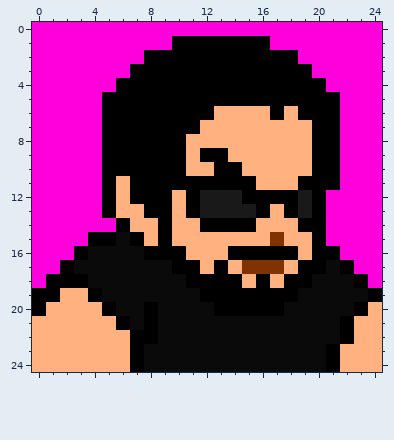
Pixel-art sprite -- chars/gil/sprites/portrait.png. Above: the version before the commit.
The file is 25x25 pixels.
After:
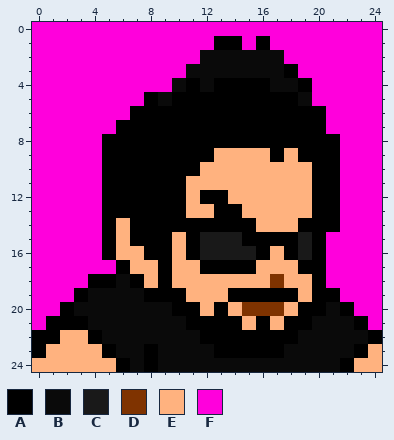
Palette (. is transparent): A #000000  B #0a0a0a  C #191919  D #7f3300  E #ffb27f  F #ff00dc
Change:
y 1: x 10..12 AAA -> FFF; x 15 A -> F
y 2: x 8..18 AAAAAAAAAAA -> FFFFBBBBBBF
y 3: x 7..17 AAAAAAAAAAA -> FFFFBBBBBBB; x 19 A -> F
y 4: x 6..10 AAAAA -> FFFFB; x 12 A -> B; x 17..18 AA -> BB; x 20 A -> F
y 5: x 5..7 AAA -> FFF; x 9 A -> B; x 19..21 AAA -> BFF
y 6: x 5..6 AA -> FF; x 13..16 EEEE -> AAAA; x 18 E -> A; x 21 A -> F
y 7: x 5 A -> F; x 12..19 EEEEEEEE -> AAAAAAAA; x 21 A -> F
y 8: x 11..19 EEEEEEEEE -> AAAAAAAAA
y 9: x 11 E -> A; x 13 A -> E; x 17 E -> A; x 19 E -> A
y 10: x 11 E -> A; x 13..14 AA -> EE
y 11: x 6 E -> A; x 11..15 AAAAA -> EEEEE; x 19 A -> E
y 12: x 6 E -> A; x 10..19 EACCCAAAAC -> AEAAEEEEEE; x 21 F -> A
y 13: x 6..7 EE -> AA; x 10..16 EACCCCA -> AEEAAEE; x 18..19 AC -> EE; x 21 F -> A
y 14: x 5..8 FAEE -> AEAA; x 10..11 EE -> AA; x 21 F -> A
y 15: x 4 A -> F; x 6 B -> E; x 8 E -> A; x 11..19 EEEEEEDEE -> ACCCAAAAC
y 16: x 3..7 ABBBB -> FFAEE; x 10..15 AEEEAA -> EACCCC; x 17 A -> E; x 19 E -> C; x 21 A -> F
y 17: x 2..12 ABBBBBBBAAE -> FFFFAEEAEEA; x 14..17 EDDD -> AAEE; x 21..22 BA -> FF
y 18: x 1..5 AAABB -> FFFAA; x 7..14 BBBBAAAA -> AEAEEEEE; x 16..23 AEAABBBA -> EDEEAFFF
y 19: x 0..4 AAEEA -> FFFAB; x 8..13 BBBBAA -> AAAEEE; x 19..24 BBBBBA -> EAAFFF
y 20: x 0..5 AEEEEA -> FFABBB; x 8 A -> B; x 10..12 BBB -> AAE; x 14..20 AAAABBB -> EDDDEAA; x 22..24 BAE -> AFF
y 21: x 0..6 EEEEEEA -> FAAABBB; x 8 A -> B; x 11..19 BBBBBBBBB -> AAAAEAEAA; x 22..24 AEE -> BAF
y 22: x 0..1 EE -> AA; x 4..8 EEEAA -> ABBBB; x 12..18 BBBBBBB -> AAAAAAA; x 22..24 AEE -> BBA
y 23: x 0 E -> A; x 5..8 EEAB -> ABBA; x 13..17 BBBBB -> AAAAA; x 21..23 AEE -> BBA
y 24: x 6..8 EAB -> ABA; x 21..22 AE -> BA
Where, in picture pixels (left, top, right, bottom), the same in both pictures:
changed: (32, 36, 382, 372)
